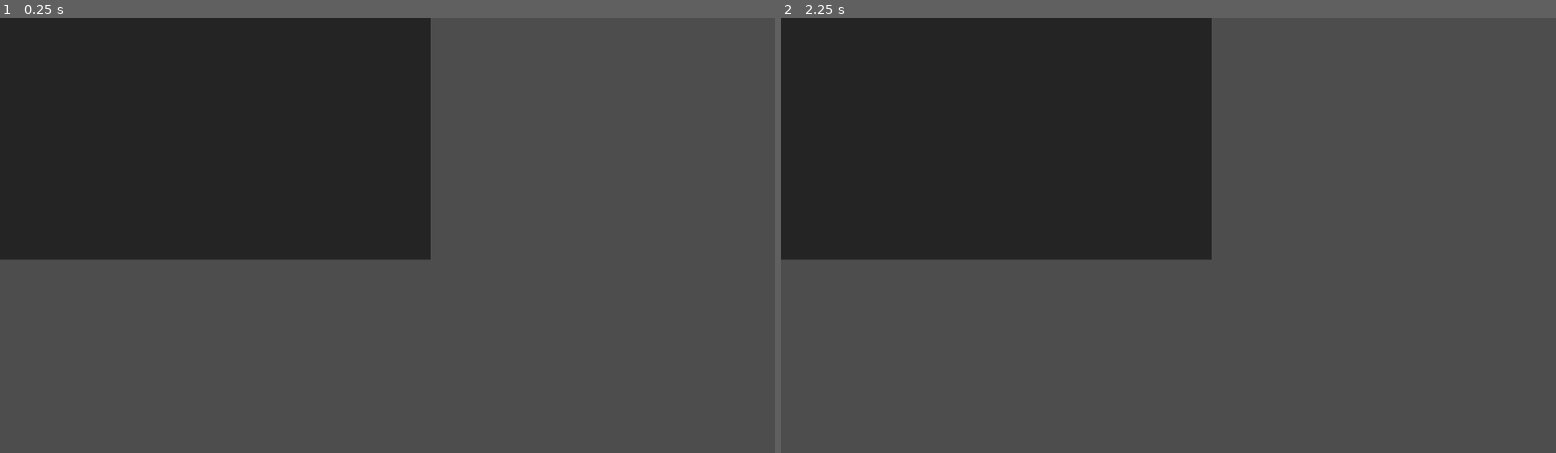
Above: before the commit, frames 1-2 (left to right).
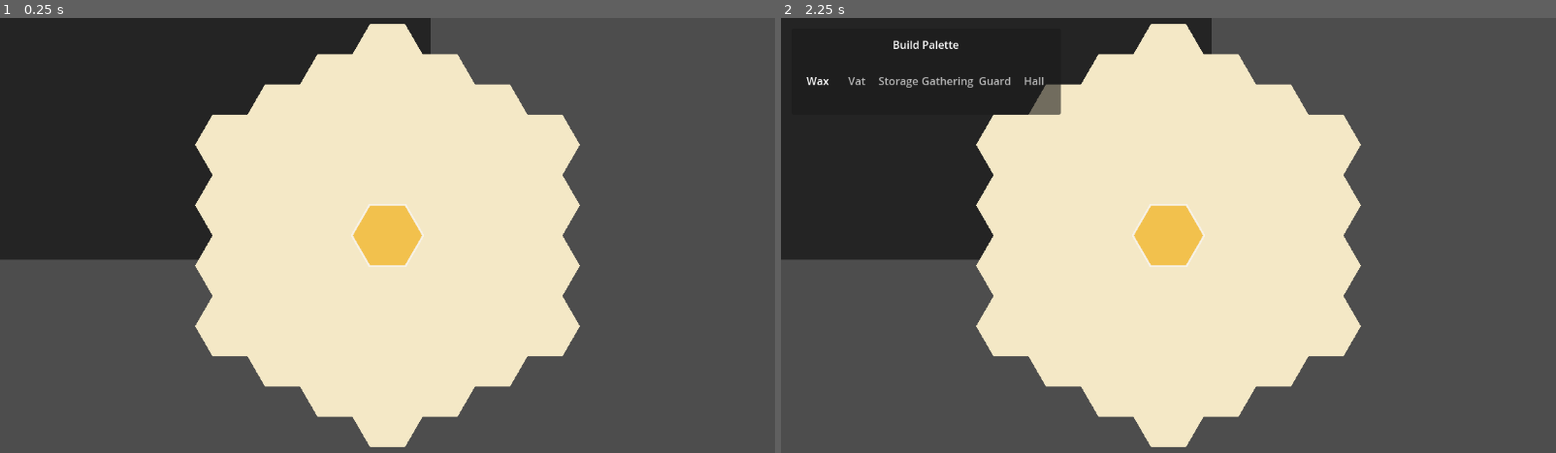
Above: after the commit, the same moments.

Repository: Millstreamu/BumbleJess
Game: Godot game, scene res://scenes/Main.tscn
The game is run twice, just before and just after one commit, with the same random seed, the same clock (stepped at 60 frames per second) and the same inputs.
Inputs:
- Up to frame 1 (0.25 s): no input
- Up to frame 2 (2.25 s): tap Enter at 0.5, 2 s; tap Tab at 0.6, 2.1 s; tap Space at 1.25 s; tap Z at 1.35 s

The runs differ from the first frame. In frame 1, 35% of the frame differs, in the area x 25-75%, y 1-99%; in frame 2, 35%, in the area x 3-75%, y 1-99%.
Error before the commit: Parse Error: Cannot infer the type of "neighbor" variable because the value doesn't have a set type. (res://scripts/grid/HexGrid.gd:212)

Commit message:
Fix neighbor vector type inference

Diff:
--- a/scripts/grid/HexGrid.gd
+++ b/scripts/grid/HexGrid.gd
@@ -208,8 +208,8 @@
             continue
         data.complex_id = complex_id
         size += 1
-        for direction in Coord.DIRECTIONS:
-            var neighbor := current + direction
+        for direction: Vector2i in Coord.DIRECTIONS:
+            var neighbor: Vector2i = current + direction
             if not _cell_states.has(neighbor):
                 continue
             var neighbor_data: CellData = _cell_states[neighbor]
